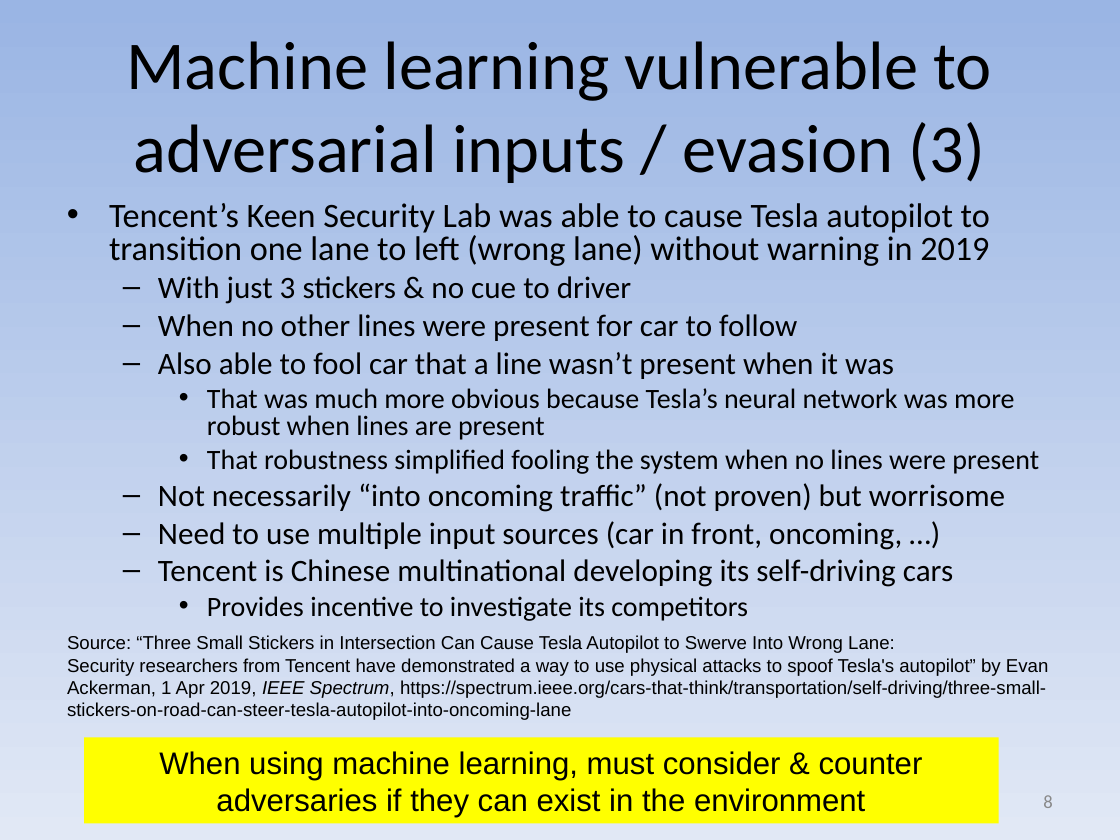
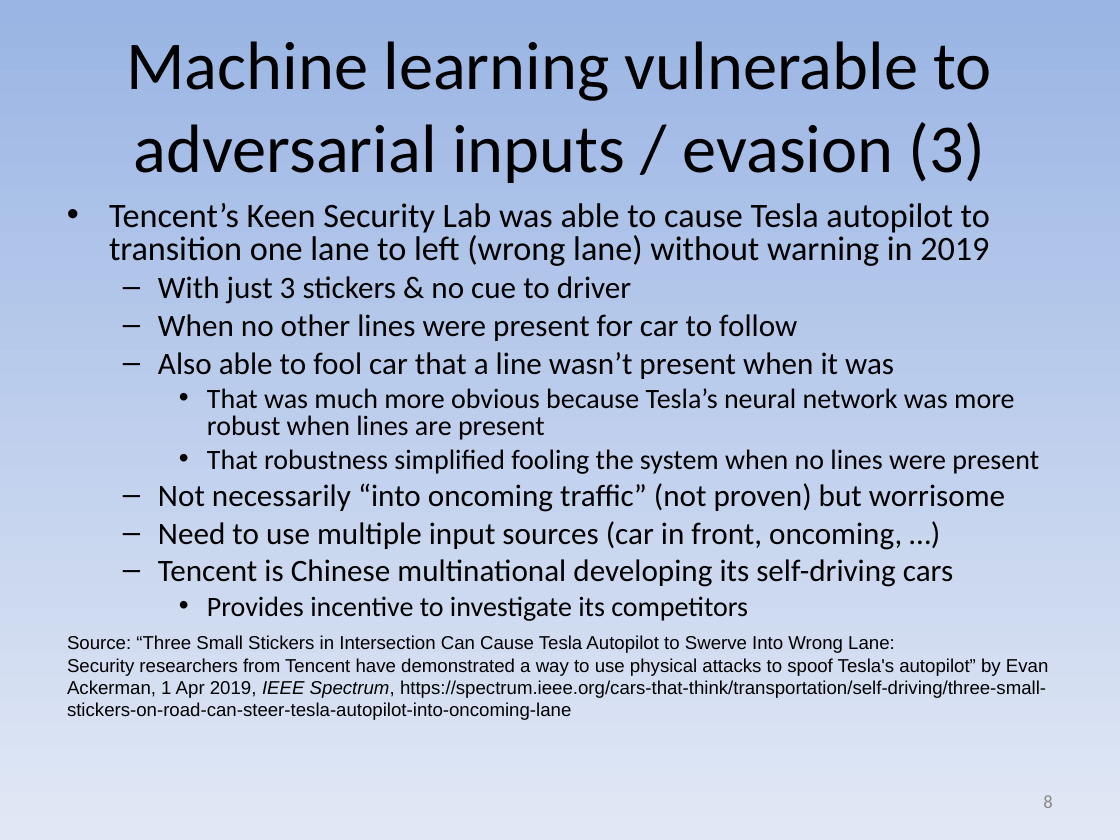
Before and after one commit to david-a-wheeler/david-a-wheeler.github.io, a slide deck: slide 8 of secure-class/presentations/Secure-Software-10-Misc.ppt. Drawn at 1120x840 pixels with LibreOffice and Linux fonts; fonts in the diff are those of the drawing. Boxes give left, top, right and bottom in pixels: in the first picture for what was removed or moved away, otherwise in the second. Text is boxed around its words. In the diff, an @@ line names an element or a change of style, - is before the commit and + after.

```diff
--- a/secure-class/presentations/Secure-Software-10-Misc.ppt
+++ b/secure-class/presentations/Secure-Software-10-Misc.ppt
@@ rectangle removed at [84, 737, 999, 823] @@
-When using machine learning, must consider & counter adversaries if they can exist in the environment
```
Also in this commit, not shown: 3 other slides changed, 4 slides added.
